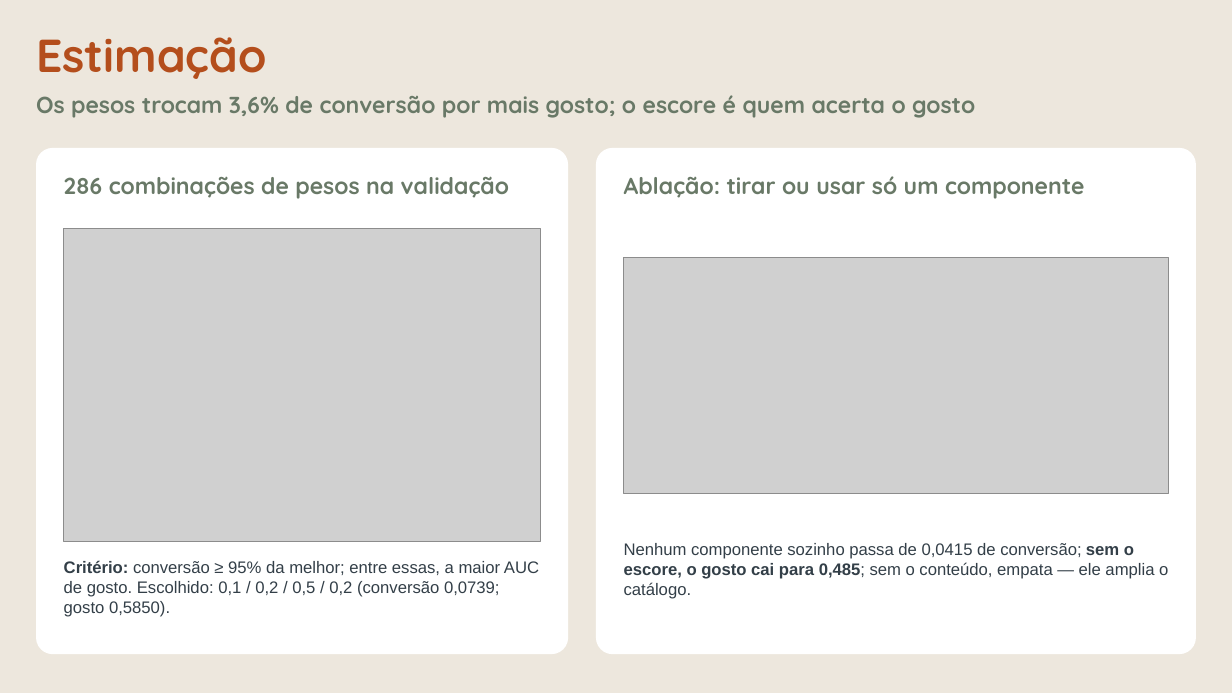
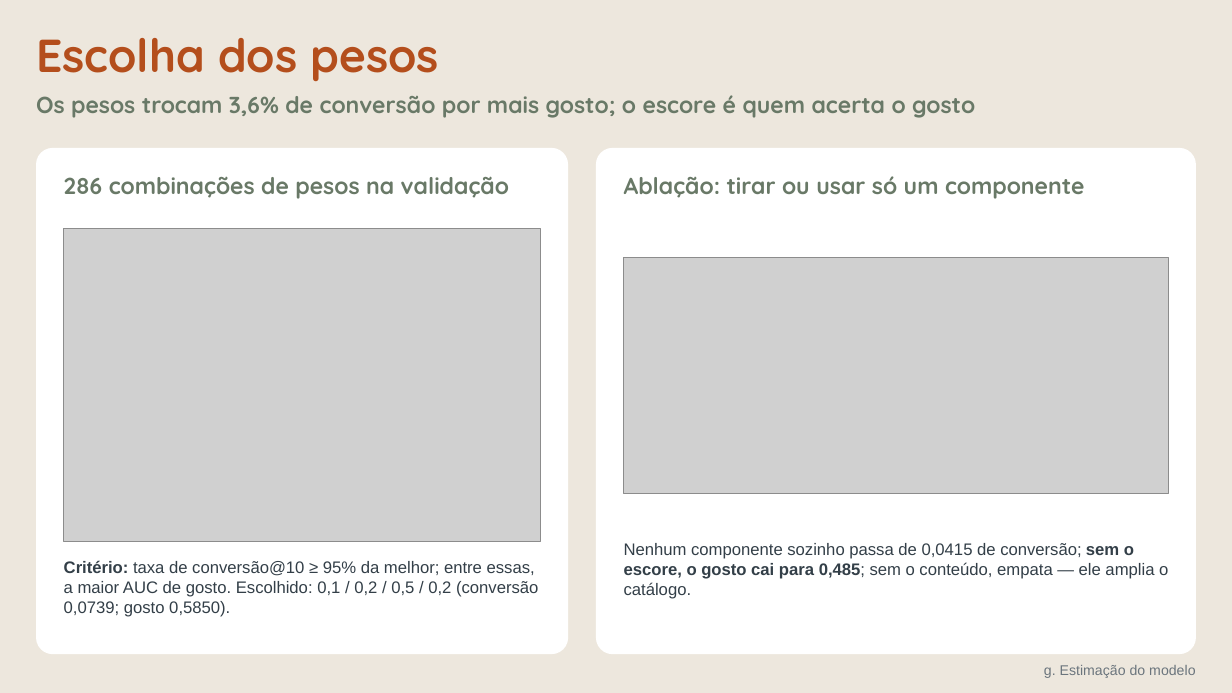
Before and after one commit to Chelughini/sistema-recomendacao-t1, a slide deck: slide 18 of apresentacao/T1_Sistema_Recomendacao.pptx (slide 12 before the commit). Drawn at 1232x693 pixels with LibreOffice and Linux fonts; fonts in the diff are those of the drawing; grey boxes stand for pictures. Boxes give left, top, right and bottom in pixels: in the first picture for what was removed or moved away, otherwise in the second. Text is boxed around its words. In the diff, an @@ line names an element or a change of style, - is before the commit and + after.

```diff
--- a/apresentacao/T1_Sistema_Recomendacao.pptx
+++ b/apresentacao/T1_Sistema_Recomendacao.pptx
@@ text at (36, 38, 439, 81): text changed @@
-Estimação
+Escolha dos pesos
@@ text at (64, 560, 538, 617): text changed @@
-Critério: conversão ≥ 95% da melhor; entre essas, a maior AUC de gosto. Escolhido: 0,1 / 0,2 / 0,5 / 0,2 (conversão 0,0739; gosto 0,5850).
+Critério: taxa de conversão@10 ≥ 95% da melhor; entre essas, a maior AUC de gosto. Escolhido: 0,1 / 0,2 / 0,5 / 0,2 (conversão 0,0739; gosto 0,5850).
@@ text added at (1044, 665, 1195, 678), 11 pt, text #6B757D @@
+g. Estimação do modelo
```
Also in this commit, not shown: 19 other slides changed, 9 slides added, 2 slides removed, 4 other files.
